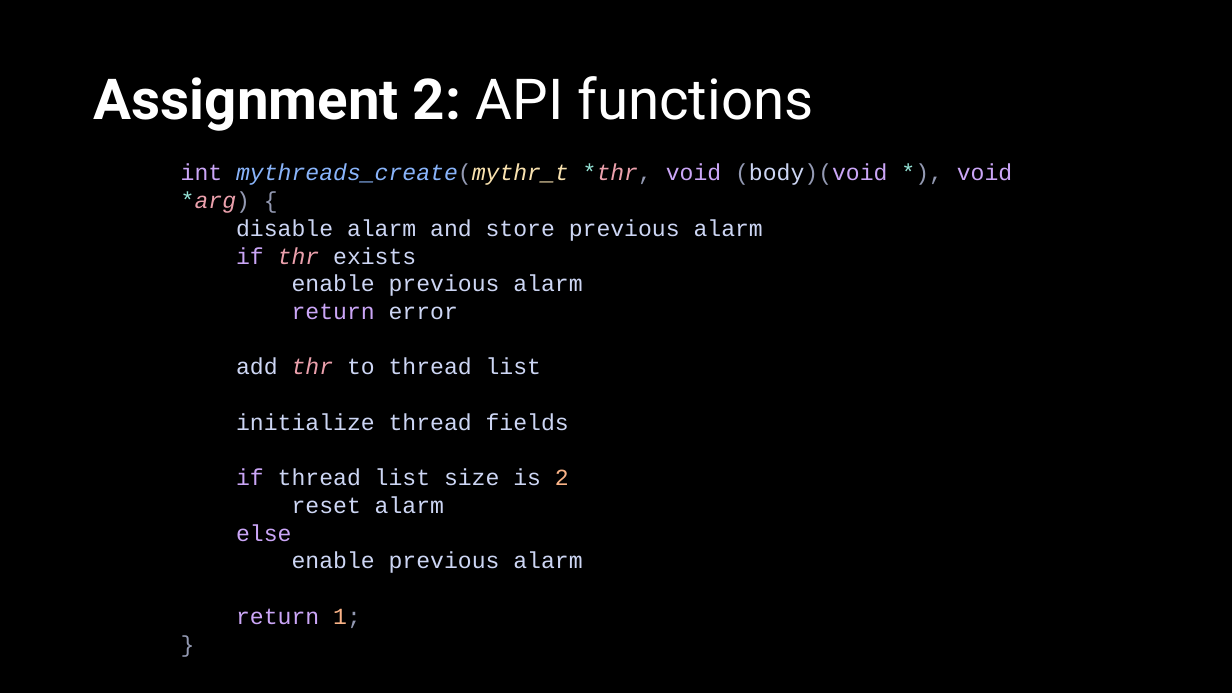
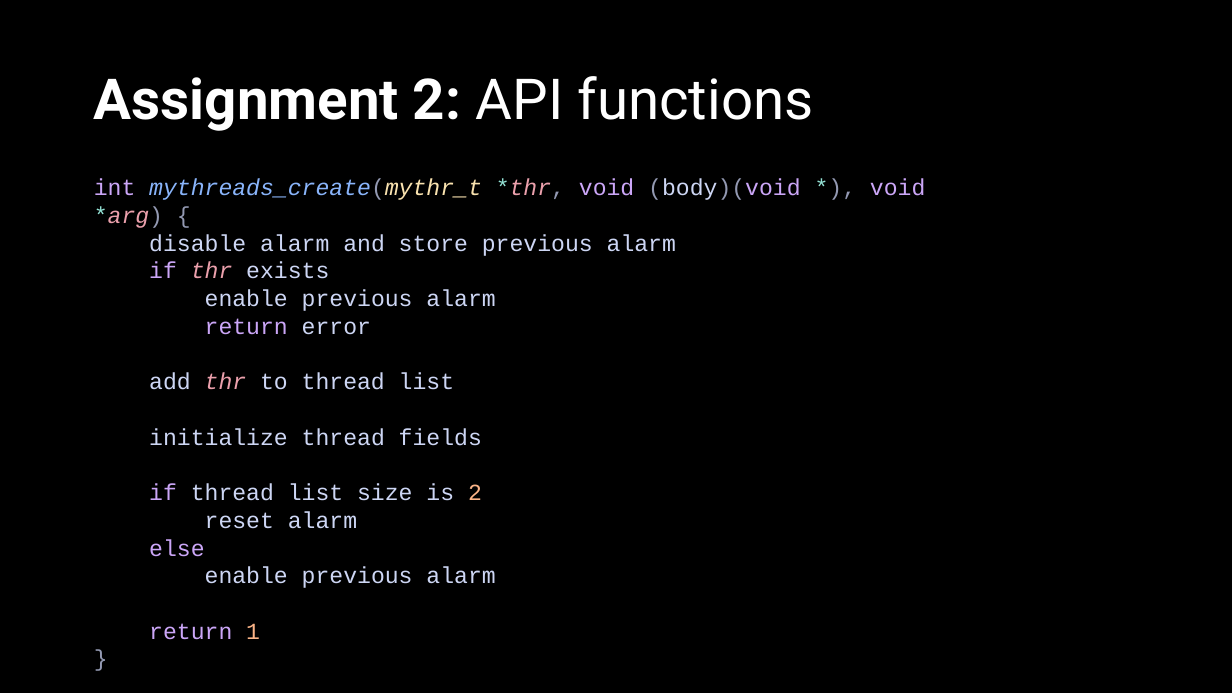
Before and after one commit to ACrispyCookie/ECE321-Concurrent-Programming, a slide deck: slide 35 of Project4/G9-4.pptx (slide 29 before the commit). Drawn at 1232x693 pixels with LibreOffice and Linux fonts; fonts in the diff are those of the drawing. Boxes give left, top, right and bottom in pixels: in the first picture for what was removed or moved away, otherwise in the second. Text is boxed around its words. In the diff, an @@ line names an element or a change of style, - is before the commit and + after.

```diff
--- a/Project4/G9-4.pptx
+++ b/Project4/G9-4.pptx
@@ text "int mythreads_create(mythr_t *thr, void (body)(void ...": place and size @@
-text "int mythreads_create(mythr_t *thr, void (body)(void ..." at [181, 164, 1012, 628]
+text "int mythreads_create(mythr_t *thr, void (body)(void ..." at [94, 178, 925, 640]
@@ text at [149, 623, 260, 640]: text changed @@
-return 1;
+return 1
```
Also in this commit, not shown: 25 other slides changed, 12 slides added, 2 slides removed, 32 other files.
